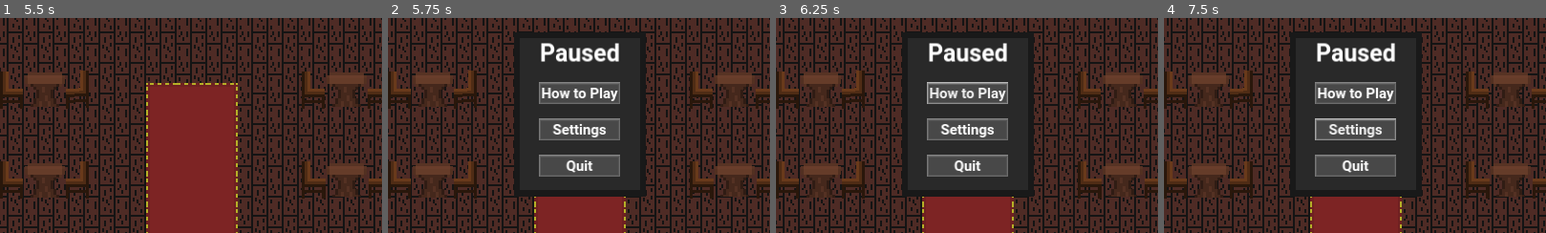
Above: before the commit, frames 1-4 (left to right).
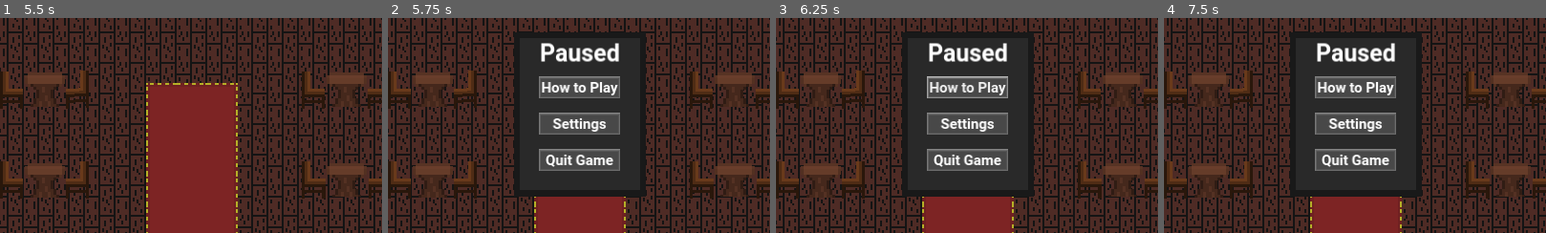
Above: after the commit, the same moments.

Repository: samw-26/Romantic-Evening
Game: Godot game, scene res://Assets/Scenes/title_screen.tscn
Same seed, same stepped clock (60 frames per second), same inputs: the game is played once before the commit and once after it.
Inputs (mouse positions are % of the whole screen's width and height, from its top left):
- Up to frame 1 (5.5 s): click "How to Play" at 0.5 s; click "Start" at 1.25 s; tap Enter at 2 s; hold D (right) 2.03-2.78 s; hold E (take) 2.03-2.78 s; hold S (down) 2.78-3.53 s; tap E (take) at 2.85, 4.35 s; hold D (right) 3.53-4.28 s; hold E (take) 3.53-4.28 s; hold W (up) 4.28-5.03 s; hold A (left) from 5.03 s (still down); hold E (take) from 5.03 s (still down)
- Up to frame 2 (5.75 s): keep holding A (left); keep holding E (take); tap Escape (pause) at 5.65 s
- Up to frame 3 (6.25 s): release A (left) at 5.75 s; release E (take) at 5.75 s; click "How to Play" at 5.75 s
- Up to frame 4 (7.5 s): click "Settings" at 6.5 s; click (50, 53) at 7.25 s, where only the run after the commit has a clickable "Back"
The pictures show only the part of the screen within x 25-75%, y 28-78%; the shares and areas given below are measured in that part.

Frame 1 is identical in both runs. In frame 2, 6.1% of the frame differs, in the area x 39-61%, y 27-74%; in frame 3, 6.1%; in frame 4, 6.1%.

Commit message:
Restaurant sound menu complete

Diff:
--- a/Assets/Scenes/Pause.gd
+++ b/Assets/Scenes/Pause.gd
@@ -2,6 +2,8 @@
 
 func _ready() -> void:
 	hide()
+	%PauseMenu.show()
+	%SettingsMenu.hide()
 
 func _input(event: InputEvent) -> void:
 	if event.is_action_pressed("pause") and !Global.in_menu and !get_tree().paused:
@@ -11,5 +13,13 @@
 		hide()
 		get_tree().paused = false
 
+func _on_settings_pressed() -> void:
+	%PauseMenu.hide()
+	%SettingsMenu.show()
+
 func _on_quit_pressed() -> void:
 	get_tree().quit()
+
+func _on_back_pressed() -> void:
+	%SettingsMenu.hide()
+	%PauseMenu.show()
--- a/Assets/Scenes/VolumeChanger.gd
+++ b/Assets/Scenes/VolumeChanger.gd
@@ -1,14 +1,13 @@
 extends LineEdit
 
 var music: AudioStreamPlayer
-var default_db: int = -20
 var regEx: RegEx
 var old_text: String = ""
 
 func _ready() -> void:
 	music = %BackgroundMusic
-	music.set_volume_db(default_db)
-	text = str((default_db + 50) * 2)
+	music.set_volume_db(Global.volume)
+	text = str((Global.volume + 50) * 2)
 	regEx = RegEx.new()
 	regEx.compile("[^0-9]")
 
@@ -20,7 +19,7 @@
 		set_volume(100)
 	else:
 		set_volume(volume)
-	caret_column = new_text.length()
+	release_focus()
 func _on_text_changed(new_text: String) -> void:
 	if regEx.search(new_text):
 		text = old_text
@@ -29,10 +28,12 @@
 		old_text = text
 
 func set_volume(value: int) -> void:
+	var db: float
 	if value != 0:
+		db = value*0.5 - 50
 		music.set_stream_paused(false)
-		music.set_volume_db(value*0.5 - 50)
+		music.set_volume_db(db)
 	else:
 		music.set_stream_paused(true)
 	text = str(value)
-	Global.volume = value
+	Global.volume = db
--- a/Assets/Scenes/global.gd
+++ b/Assets/Scenes/global.gd
@@ -36,7 +36,7 @@
 var final_label: Label
 
 #Audio
-var volume: int
+var volume: float = -20
 
 #Animation control
 func animate(anim: AnimatedSprite2D, direction: Vector2):
--- a/Assets/Scenes/restaurant.gd
+++ b/Assets/Scenes/restaurant.gd
@@ -3,8 +3,6 @@
 var couple_scene: PackedScene = preload("res://Assets/Scenes/couple.tscn")
 
 func _ready() -> void:
-	#Volume
-
 	#Setup
 	%Closing.hide()
 	%Quota.text = "Quota: $"+str(Global.quota)
--- a/Assets/Scenes/restaurant.tscn
+++ b/Assets/Scenes/restaurant.tscn
@@ -14,11 +14,11 @@
 [ext_resource type="Theme" uid="uid://bv2rqnamjcwrb" path="res://Assets/Fonts/default.tres" id="5_m3e2d"]
 [ext_resource type="Script" path="res://Assets/Scenes/Pause.gd" id="5_vxhmq"]
 [ext_resource type="Theme" uid="uid://cfnnw8wbr1jch" path="res://Assets/Fonts/menubutton.tres" id="6_qf26s"]
+[ext_resource type="PackedScene" uid="uid://b8jx1mlesv60x" path="res://Assets/Scenes/volume_changer.tscn" id="8_sb77x"]
 [ext_resource type="PackedScene" uid="uid://voiqnn8bhniv" path="res://Assets/Scenes/chair.tscn" id="8_xtd84"]
 [ext_resource type="Texture2D" uid="uid://csibl51krhjh2" path="res://Assets/Restaurant/carpet.png" id="11_pklt8"]
 [ext_resource type="PackedScene" uid="uid://dn85x2w8551o8" path="res://Assets/Scenes/plate.tscn" id="11_t3kre"]
 [ext_resource type="PackedScene" uid="uid://cu2vrlxipumk5" path="res://Assets/Scenes/trash_can.tscn" id="12_1dcmu"]
-[ext_resource type="AudioStream" uid="uid://rxiusmmj223u" path="res://Assets/Sounds/fancyrestaurant.wav" id="19_7khdq"]
 
 [sub_resource type="StyleBoxFlat" id="StyleBoxFlat_inwdd"]
 bg_color = Color(0, 0.45098, 0, 1)
@@ -50,6 +50,14 @@
 corner_radius_top_right = 25
 corner_radius_bottom_right = 25
 corner_radius_bottom_left = 25
+
+[sub_resource type="StyleBoxFlat" id="StyleBoxFlat_hjrk5"]
+bg_color = Color(0.341176, 0.341176, 0.341176, 1)
+border_width_left = 2
+border_width_top = 2
+border_width_right = 2
+border_width_bottom = 2
+border_color = Color(0, 0, 0, 1)
 
 [sub_resource type="TileSetAtlasSource" id="TileSetAtlasSource_u3v86"]
 texture = ExtResource("2_6ls2i")
@@ -357,6 +365,7 @@
 [node name="Pause" type="Control" parent="UI/CanvasLayer"]
 process_mode = 3
 visible = false
+texture_filter = 2
 layout_mode = 3
 anchors_preset = 15
 anchor_right = 1.0
@@ -395,47 +404,90 @@
 grow_vertical = 2
 color = Color(0.160784, 0.160784, 0.160784, 1)
 
-[node name="VBoxContainer" type="VBoxContainer" parent="UI/CanvasLayer/Pause/Fill"]
-layout_mode = 1
-anchors_preset = 15
-anchor_right = 1.0
-anchor_bottom = 1.0
-grow_horizontal = 2
-grow_vertical = 2
-theme_override_constants/separation = 30
-
-[node name="Label" type="Label" parent="UI/CanvasLayer/Pause/Fill/VBoxContainer"]
+[node name="Label" type="Label" parent="UI/CanvasLayer/Pause/Fill"]
 texture_filter = 2
 layout_mode = 2
+offset_right = 252.0
+offset_bottom = 60.0
 theme = ExtResource("5_m3e2d")
 theme_override_font_sizes/font_size = 0
 text = "Paused"
 horizontal_alignment = 1
 
-[node name="VBoxContainer" type="VBoxContainer" parent="UI/CanvasLayer/Pause/Fill/VBoxContainer"]
+[node name="Menu" type="VBoxContainer" parent="UI/CanvasLayer/Pause/Fill"]
+layout_mode = 1
+anchors_preset = -1
+anchor_top = 0.25
+anchor_right = 1.0
+anchor_bottom = 1.0
+grow_horizontal = 2
+grow_vertical = 2
+theme_override_constants/separation = 30
+metadata/_edit_use_anchors_ = true
+
+[node name="PauseMenu" type="VBoxContainer" parent="UI/CanvasLayer/Pause/Fill/Menu"]
+unique_name_in_owner = true
 layout_mode = 2
 size_flags_horizontal = 4
 theme_override_constants/separation = 30
 alignment = 1
 
-[node name="Tutorial" type="Button" parent="UI/CanvasLayer/Pause/Fill/VBoxContainer/VBoxContainer"]
+[node name="Tutorial" type="Button" parent="UI/CanvasLayer/Pause/Fill/Menu/PauseMenu"]
 texture_filter = 2
 layout_mode = 2
 theme = ExtResource("6_qf26s")
 text = "How to Play"
 
-[node name="Settings" type="Button" parent="UI/CanvasLayer/Pause/Fill/VBoxContainer/VBoxContainer"]
+[node name="Settings" type="Button" parent="UI/CanvasLayer/Pause/Fill/Menu/PauseMenu"]
 texture_filter = 2
 layout_mode = 2
 theme = ExtResource("6_qf26s")
 text = "Settings
 "
 
-[node name="Quit" type="Button" parent="UI/CanvasLayer/Pause/Fill/VBoxContainer/VBoxContainer"]
+[node name="Quit" type="Button" parent="UI/CanvasLayer/Pause/Fill/Menu/PauseMenu"]
 texture_filter = 2
 layout_mode = 2
 theme = ExtResource("6_qf26s")
-text = "Quit"
+text = "Quit Game"
+
+[node name="SettingsMenu" type="VBoxContainer" parent="UI/CanvasLayer/Pause/Fill"]
+unique_name_in_owner = true
+visible = false
+layout_mode = 1
+anchors_preset = -1
+anchor_left = 0.146825
+anchor_top = 0.251572
+anchor_right = 0.853175
+anchor_bottom = 1.00314
+grow_horizontal = 2
+grow_vertical = 2
+theme_override_constants/separation = 50
+metadata/_edit_use_anchors_ = true
+
+[node name="SoundLabel" type="Label" parent="UI/CanvasLayer/Pause/Fill/SettingsMenu"]
+layout_mode = 2
+theme_override_fonts/font = ExtResource("3_mqcok")
+theme_override_font_sizes/font_size = 30
+text = "Sound:"
+
+[node name="VolumeChanger" parent="UI/CanvasLayer/Pause/Fill/SettingsMenu/SoundLabel" instance=ExtResource("8_sb77x")]
+layout_mode = 1
+anchors_preset = -1
+anchor_left = 0.634831
+anchor_top = -0.0555556
+anchor_right = 0.960674
+anchor_bottom = 1.05556
+offset_right = 0.0
+offset_bottom = 0.0
+theme_override_font_sizes/font_size = 30
+theme_override_styles/normal = SubResource("StyleBoxFlat_hjrk5")
+metadata/_edit_use_anchors_ = true
+
+[node name="Back" type="Button" parent="UI/CanvasLayer/Pause/Fill/SettingsMenu"]
+layout_mode = 2
+theme = ExtResource("6_qf26s")
+text = "Back"
 
 [node name="TileMap" type="TileMap" parent="."]
 scale = Vector2(4, 4)
@@ -648,14 +700,10 @@
 wait_time = 305.0
 one_shot = true
 
-[node name="BackgroundMusic" type="AudioStreamPlayer" parent="."]
-process_mode = 1
-stream = ExtResource("19_7khdq")
-volume_db = -20.0
-autoplay = true
-
 [connection signal="pressed" from="UI/CanvasLayer/Closing/End of Shift Report/PlayAgain" to="." method="_on_play_again_pressed"]
 [connection signal="pressed" from="UI/CanvasLayer/Closing/End of Shift Report/Quit" to="." method="_on_quit_pressed"]
-[connection signal="pressed" from="UI/CanvasLayer/Pause/Fill/VBoxContainer/VBoxContainer/Quit" to="UI/CanvasLayer/Pause" method="_on_quit_pressed"]
+[connection signal="pressed" from="UI/CanvasLayer/Pause/Fill/Menu/PauseMenu/Settings" to="UI/CanvasLayer/Pause" method="_on_settings_pressed"]
+[connection signal="pressed" from="UI/CanvasLayer/Pause/Fill/Menu/PauseMenu/Quit" to="UI/CanvasLayer/Pause" method="_on_quit_pressed"]
+[connection signal="pressed" from="UI/CanvasLayer/Pause/Fill/SettingsMenu/Back" to="UI/CanvasLayer/Pause" method="_on_back_pressed"]
 [connection signal="timeout" from="SpawnTimer" to="." method="_on_spawn_timer_timeout"]
 [connection signal="timeout" from="Clock" to="." method="_on_clock_timeout"]
--- a/Assets/Scenes/title_screen.tscn
+++ b/Assets/Scenes/title_screen.tscn
@@ -1,22 +1,10 @@
-[gd_scene load_steps=10 format=3 uid="uid://mije76kp1ljb"]
+[gd_scene load_steps=6 format=3 uid="uid://mije76kp1ljb"]
 
 [ext_resource type="Script" path="res://Assets/Scenes/title_screen.gd" id="1_4f6n6"]
 [ext_resource type="FontFile" uid="uid://cbxlxb8k77sh3" path="res://Assets/Fonts/DancingScript-Bold.ttf" id="1_6vahd"]
 [ext_resource type="Texture2D" uid="uid://27tet1huonr8" path="res://Assets/UI/heart.png" id="2_fcpfs"]
 [ext_resource type="Theme" uid="uid://c8ejyqahojvk0" path="res://Assets/Fonts/buttontheme.tres" id="4_bwiuo"]
-[ext_resource type="AudioStream" uid="uid://rxiusmmj223u" path="res://Assets/Sounds/fancyrestaurant.wav" id="5_hnupx"]
-[ext_resource type="Script" path="res://Assets/Scenes/VolumeChanger.gd" id="6_7duxj"]
-[ext_resource type="FontFile" uid="uid://cj4xh5kkdd2us" path="res://Assets/Fonts/Roboto-Bold.ttf" id="6_wvogi"]
-
-[sub_resource type="StyleBoxFlat" id="StyleBoxFlat_sye7k"]
-bg_color = Color(0.498039, 0.141176, 0.141176, 1)
-border_width_left = 2
-border_width_top = 2
-border_width_right = 2
-border_width_bottom = 2
-border_color = Color(0, 0, 0, 1)
-
-[sub_resource type="StyleBoxEmpty" id="StyleBoxEmpty_65x63"]
+[ext_resource type="PackedScene" uid="uid://b8jx1mlesv60x" path="res://Assets/Scenes/volume_changer.tscn" id="5_ke042"]
 
 [node name="TitleScreen" type="Control"]
 layout_mode = 3
@@ -145,40 +133,12 @@
 theme_override_font_sizes/font_size = 70
 text = "Volume:"
 
-[node name="VolumeChanger" type="LineEdit" parent="OptionsContainer/Label"]
-unique_name_in_owner = true
-texture_filter = 2
-layout_mode = 1
-anchors_preset = -1
-anchor_left = 0.737931
-anchor_top = 0.141176
-anchor_right = 1.07931
-anchor_bottom = 0.894118
-grow_horizontal = 2
-grow_vertical = 2
-theme_override_colors/font_outline_color = Color(0, 0, 0, 1)
-theme_override_colors/selection_color = Color(0.796078, 0.270588, 0.266667, 1)
-theme_override_constants/minimum_character_width = 0
-theme_override_constants/outline_size = 10
-theme_override_fonts/font = ExtResource("6_wvogi")
-theme_override_font_sizes/font_size = 50
-theme_override_styles/normal = SubResource("StyleBoxFlat_sye7k")
-theme_override_styles/focus = SubResource("StyleBoxEmpty_65x63")
-alignment = 1
-max_length = 3
-context_menu_enabled = false
-middle_mouse_paste_enabled = false
-drag_and_drop_selection_enabled = false
-select_all_on_focus = true
-caret_blink = true
-script = ExtResource("6_7duxj")
-metadata/_edit_use_anchors_ = true
-
-[node name="BackgroundMusic" type="AudioStreamPlayer" parent="OptionsContainer/Label/VolumeChanger"]
-unique_name_in_owner = true
-stream = ExtResource("5_hnupx")
-volume_db = -20.0
-autoplay = true
+[node name="VolumeChanger" parent="OptionsContainer/Label" instance=ExtResource("5_ke042")]
+layout_mode = 0
+offset_left = 219.0
+offset_top = 13.0
+offset_right = 319.0
+offset_bottom = 77.0
 
 [node name="Back" type="Button" parent="OptionsContainer"]
 texture_filter = 2
@@ -190,6 +150,4 @@
 [connection signal="pressed" from="MainContainer/Tutorial" to="." method="_on_tutorial_pressed"]
 [connection signal="pressed" from="MainContainer/Options" to="." method="_on_options_pressed"]
 [connection signal="pressed" from="MainContainer/Quit" to="." method="_on_quit_pressed"]
-[connection signal="text_changed" from="OptionsContainer/Label/VolumeChanger" to="OptionsContainer/Label/VolumeChanger" method="_on_text_changed"]
-[connection signal="text_submitted" from="OptionsContainer/Label/VolumeChanger" to="OptionsContainer/Label/VolumeChanger" method="_on_text_submitted"]
 [connection signal="pressed" from="OptionsContainer/Back" to="." method="_on_back_pressed"]
--- /dev/null
+++ b/Assets/Scenes/volume_changer.tscn
@@ -0,0 +1,46 @@
+[gd_scene load_steps=6 format=3 uid="uid://b8jx1mlesv60x"]
+
+[ext_resource type="FontFile" uid="uid://cj4xh5kkdd2us" path="res://Assets/Fonts/Roboto-Bold.ttf" id="1_ixv1a"]
+[ext_resource type="Script" path="res://Assets/Scenes/VolumeChanger.gd" id="2_glfwq"]
+[ext_resource type="AudioStream" uid="uid://rxiusmmj223u" path="res://Assets/Sounds/fancyrestaurant.wav" id="3_vbgq3"]
+
+[sub_resource type="StyleBoxFlat" id="StyleBoxFlat_sye7k"]
+bg_color = Color(0.498039, 0.141176, 0.141176, 1)
+border_width_left = 2
+border_width_top = 2
+border_width_right = 2
+border_width_bottom = 2
+border_color = Color(0, 0, 0, 1)
+
+[sub_resource type="StyleBoxEmpty" id="StyleBoxEmpty_65x63"]
+
+[node name="VolumeChanger" type="LineEdit"]
+texture_filter = 2
+offset_right = 100.0
+offset_bottom = 64.0
+theme_override_colors/font_outline_color = Color(0, 0, 0, 1)
+theme_override_colors/selection_color = Color(0.796078, 0.270588, 0.266667, 1)
+theme_override_constants/minimum_character_width = 0
+theme_override_constants/outline_size = 10
+theme_override_fonts/font = ExtResource("1_ixv1a")
+theme_override_font_sizes/font_size = 50
+theme_override_styles/normal = SubResource("StyleBoxFlat_sye7k")
+theme_override_styles/focus = SubResource("StyleBoxEmpty_65x63")
+text = "100"
+alignment = 1
+max_length = 3
+context_menu_enabled = false
+middle_mouse_paste_enabled = false
+drag_and_drop_selection_enabled = false
+select_all_on_focus = true
+caret_blink = true
+script = ExtResource("2_glfwq")
+
+[node name="BackgroundMusic" type="AudioStreamPlayer" parent="."]
+unique_name_in_owner = true
+stream = ExtResource("3_vbgq3")
+volume_db = -20.0
+autoplay = true
+
+[connection signal="text_changed" from="." to="." method="_on_text_changed"]
+[connection signal="text_submitted" from="." to="." method="_on_text_submitted"]
Not shown: 1 places in Assets/Scenes/restaurant.tscn that only renumber resources
